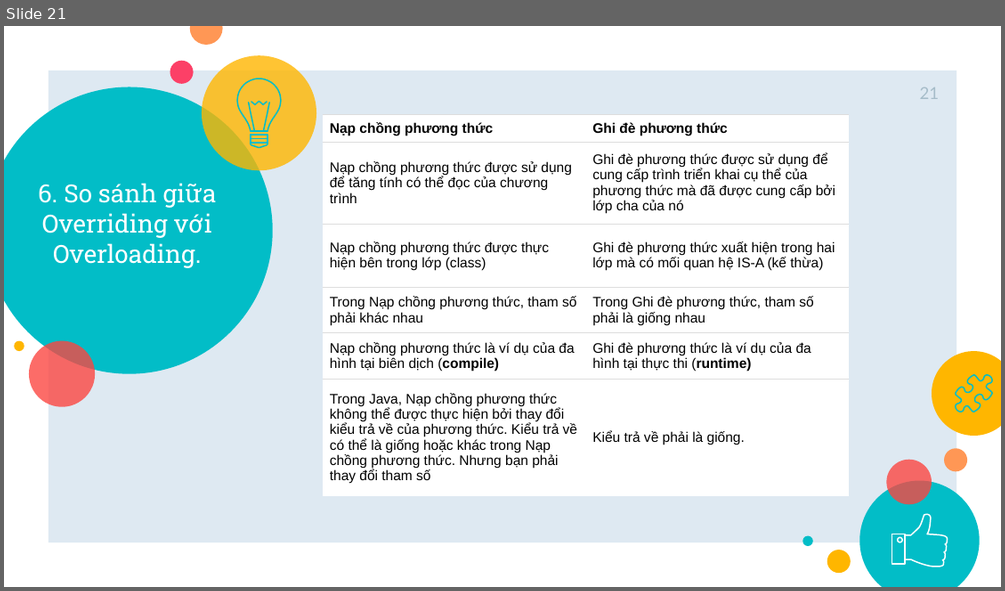
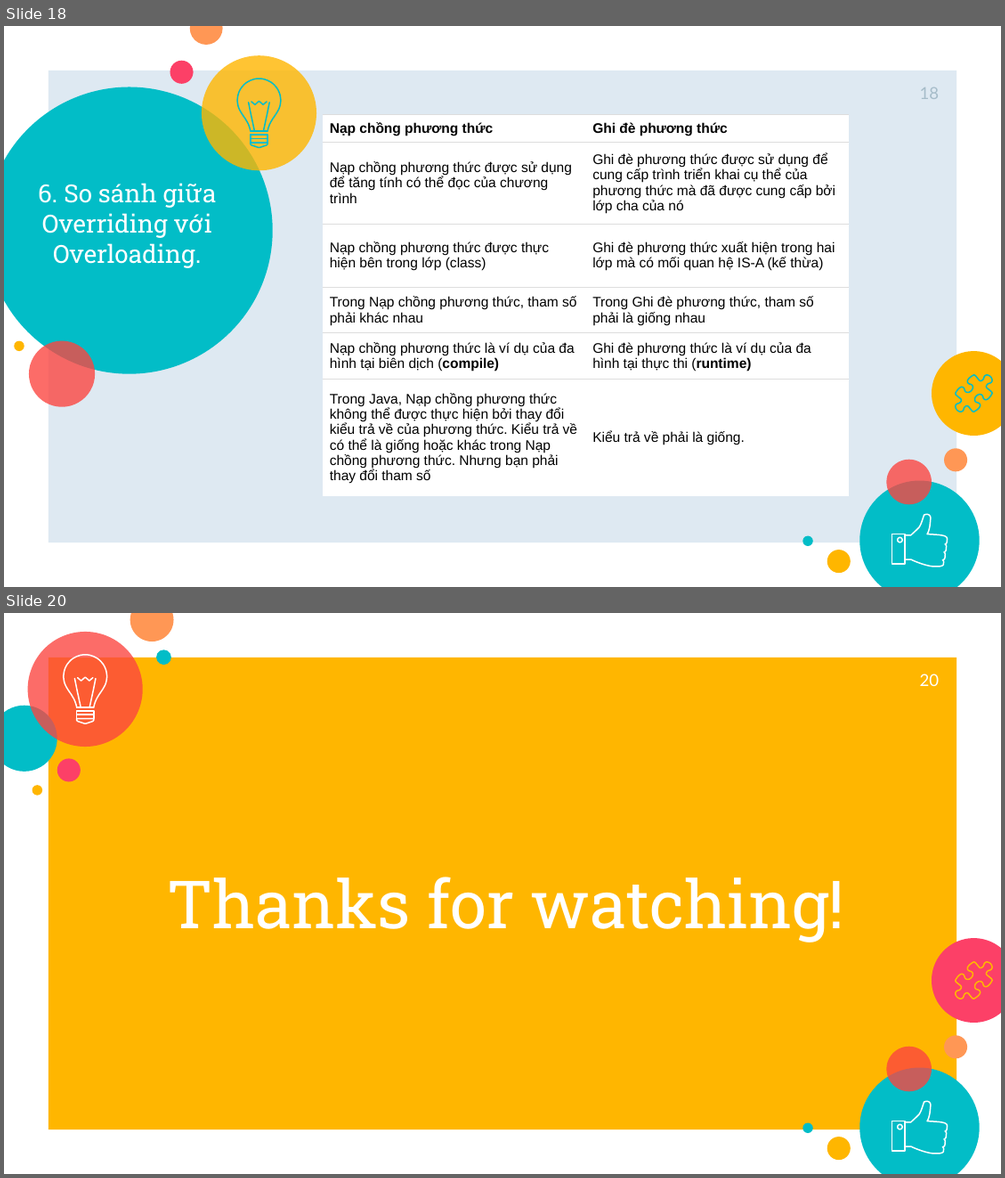
Before and after one commit to SonJava10Rikkei/Demo_Polymorphism-master2, a slide deck: Slide-Polymorphism-master.pptx. Shown one above the other, each under a label of ours: slide 21 before the commit, slides 18 and 20 after it; the slides between them are not shown. The pictures are 1005x591 and 1005x1178 pixels, drawn with LibreOffice and Linux fonts; fonts in the diff are those of the drawing. Boxes give left, top, right and bottom in pixels: in the first picture for what was removed or moved away, otherwise in the second. Text is boxed around its words. In the diff, an @@ line names an element or a change of style, - is before the commit and + after.

```diff
--- a/Slide-Polymorphism-master.pptx
+++ b/Slide-Polymorphism-master.pptx
@@ slide 20 added at [4,613,1001,1174], background #FFFFFF; not listed: 7 template elements that a slide beside it also shows @@
@@ ellipse added at [28,632,143,747], fill #FC4540 at 79% opacity @@
@@ ellipse added at [130,613,175,641], fill #FF9755 @@
@@ rectangle added at [48,657,957,1129], fill #FFB600 @@
@@ ellipse added at [156,649,171,665], fill #02BDC7 @@
@@ page number added at [920,674,939,686], 12 pt, text #FFFFFF @@
+20
@@ ellipse added at [4,706,57,771], fill #02BDC7 @@
@@ group added at [64,655,107,723]: 8 freeform shapes @@
@@ ellipse added at [57,759,80,781], fill #FC4067 @@
@@ ellipse added at [32,785,42,795], fill #FFB600 @@
@@ title added at [167,876,845,942], 48 pt, text #FFFFFF @@
+Thanks for watching!
@@ ellipse added at [931,938,1001,1022], fill #FC4067 @@
@@ freeform shape added at [955,962,992,998], outline #FFB600 0.96 pt @@
@@ what was slide 21 is now slide 18 @@
@@ page number at [920,87,939,99]: text changed @@
-21
+18
```
Also in this commit, not shown: 6 slides changed, 1 other slide added, 6 slides removed, 2 other files.
